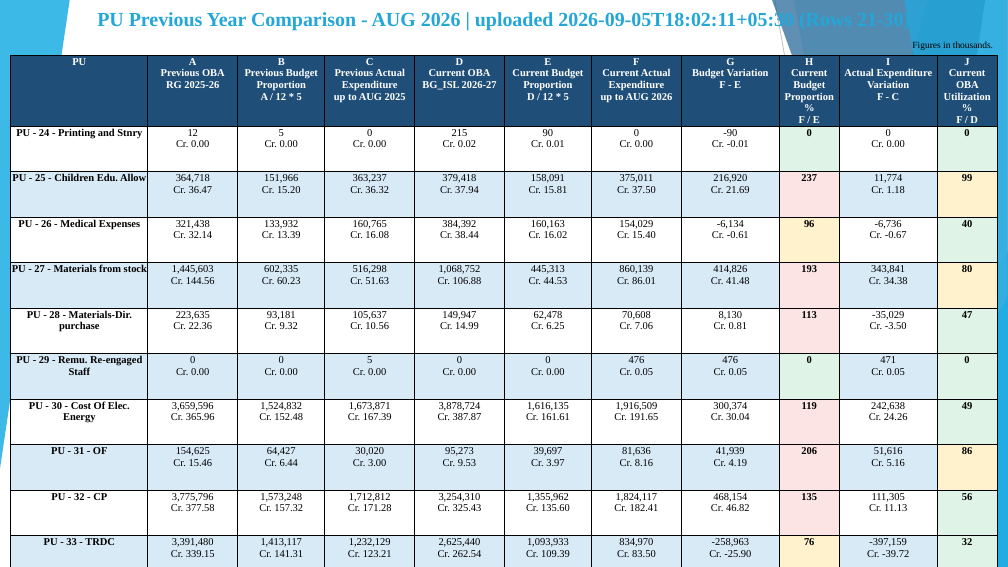
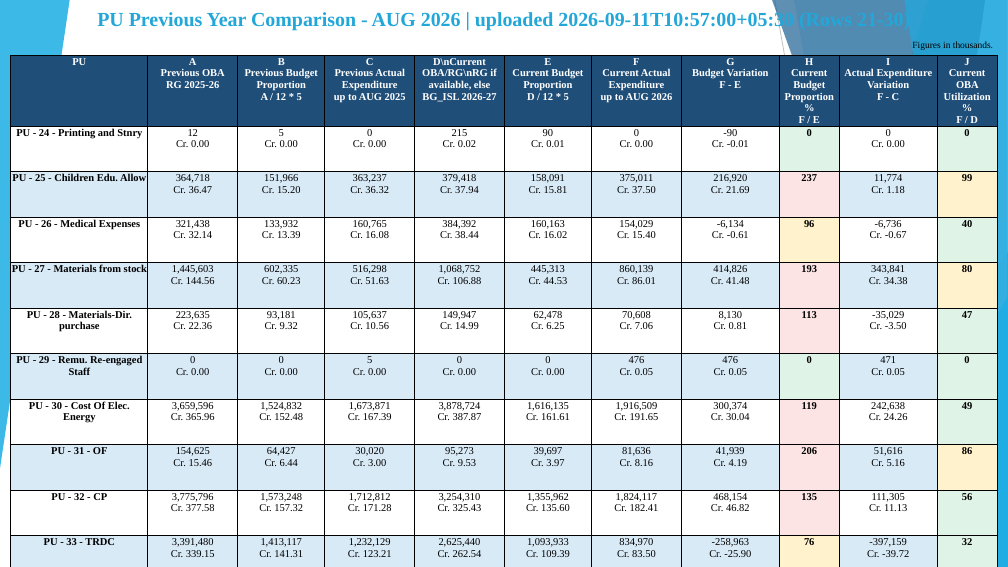
Before and after one commit to girishtiwari007/MB-BUDGET, a slide deck: slide 9 of exports/Moradabad_Division_Current_Year_Budget_Analysis.pptx. Drawn at 1008x567 pixels with LibreOffice and Linux fonts; fonts in the diff are those of the drawing. Boxes give left, top, right and bottom in pixels: in the first picture for what was removed or moved away, otherwise in the second. Text is boxed around its words. In the diff, an @@ line names an element or a change of style, - is before the commit and + after.

```diff
--- a/exports/Moradabad_Division_Current_Year_Budget_Analysis.pptx
+++ b/exports/Moradabad_Division_Current_Year_Budget_Analysis.pptx
@@ text at [52,11,794,409]: text changed @@
-PU Previous Year Comparison - AUG 2026 | uploaded 2026-09-05T18:02:11+05:30 (Rows 21-30)
+PU Previous Year Comparison - AUG 2026 | uploaded 2026-09-11T10:57:00+05:30 (Rows 21-30)
@@ table at [11,55,997,561] @@
-row 1, column 5: D Current OBA BG_ISL 2026-27
+row 1, column 5: D\nCurrent OBA/RG\nRG if available, else BG_ISL 2026-27
```
Also in this commit, not shown: 11 other slides changed, 38 other files.
